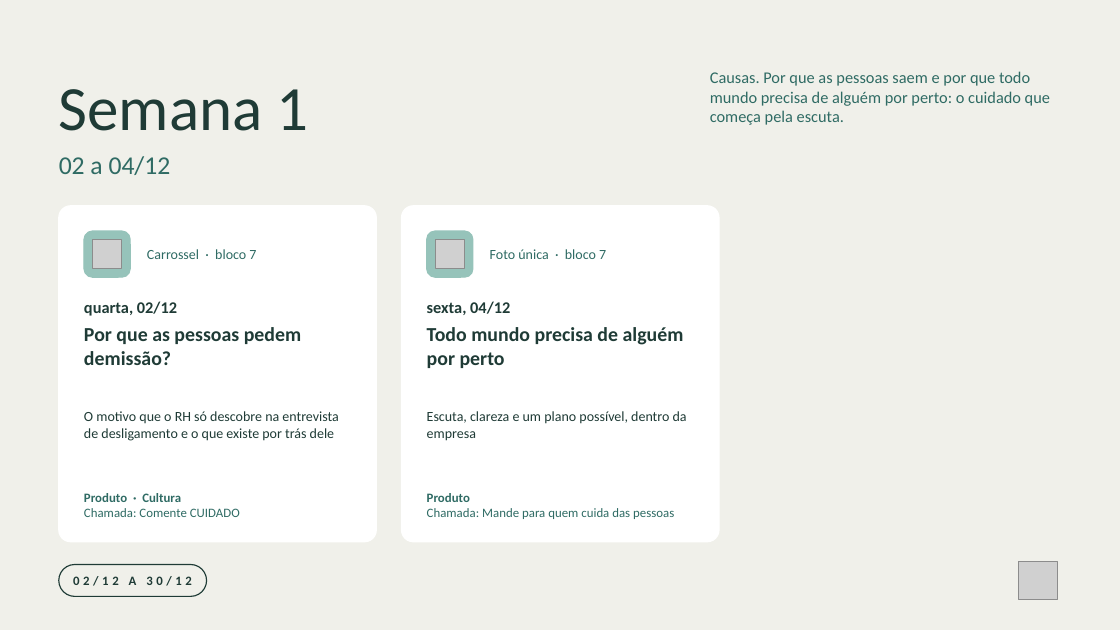
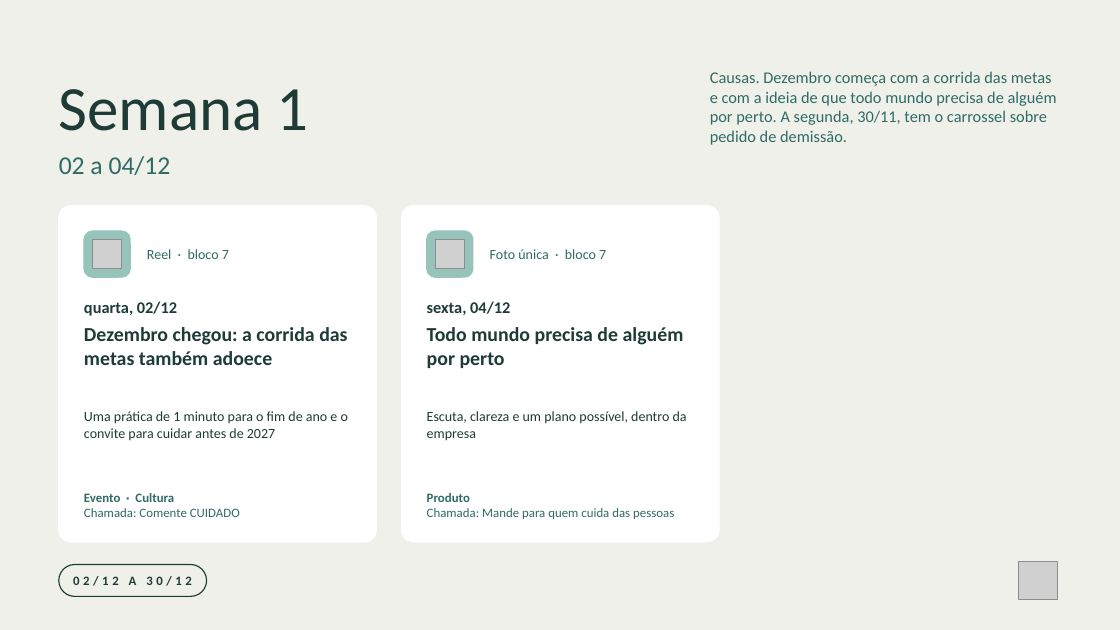
Before and after one commit to nina-rebello/comunicao-fh, a slide deck: slide 3 of marketing/calendario-dezembro/Programacao_Instagram_Dezembro_2026.pptx. Drawn at 1120x630 pixels with LibreOffice and Linux fonts; fonts in the diff are those of the drawing; grey boxes stand for pictures. Boxes give left, top, right and bottom in pixels: in the first picture for what was removed or moved away, otherwise in the second. Text is boxed around its words. In the diff, an @@ line names an element or a change of style, - is before the commit and + after.

```diff
--- a/marketing/calendario-dezembro/Programacao_Instagram_Dezembro_2026.pptx
+++ b/marketing/calendario-dezembro/Programacao_Instagram_Dezembro_2026.pptx
@@ text at [710, 71, 1057, 145]: text changed @@
-Causas. Por que as pessoas saem e por que todo mundo precisa de alguém por perto: o cuidado que começa pela escuta.
+Causas. Dezembro começa com a corrida das metas e com a ideia de que todo mundo precisa de alguém por perto. A segunda, 30/11, tem o carrossel sobre pedido de demissão.
@@ text at [147, 249, 229, 259]: text changed @@
-Carrossel · bloco 7
+Reel · bloco 7
@@ text at [84, 327, 347, 365]: text changed @@
-Por que as pessoas pedem demissão?
+Dezembro chegou: a corrida das metas também adoece
@@ text at [84, 411, 348, 441]: text changed @@
-O motivo que o RH só descobre na entrevista de desligamento e o que existe por trás dele
+Uma prática de 1 minuto para o fim de ano e o convite para cuidar antes de 2027
@@ text at [84, 493, 174, 502]: text changed @@
-Produto · Cultura
+Evento · Cultura
```
Also in this commit, not shown: 4 other slides changed, 13 other files.
